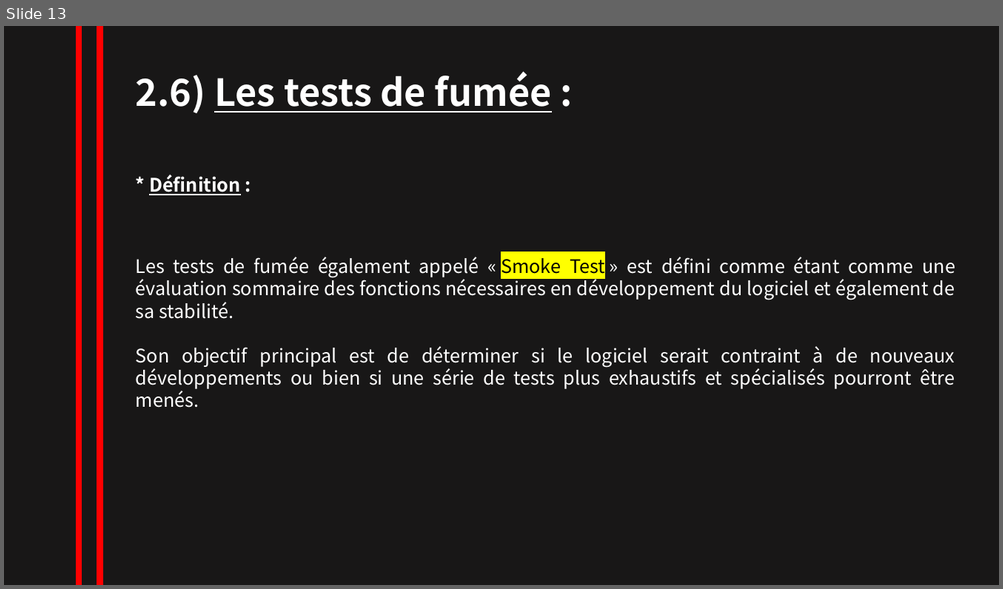
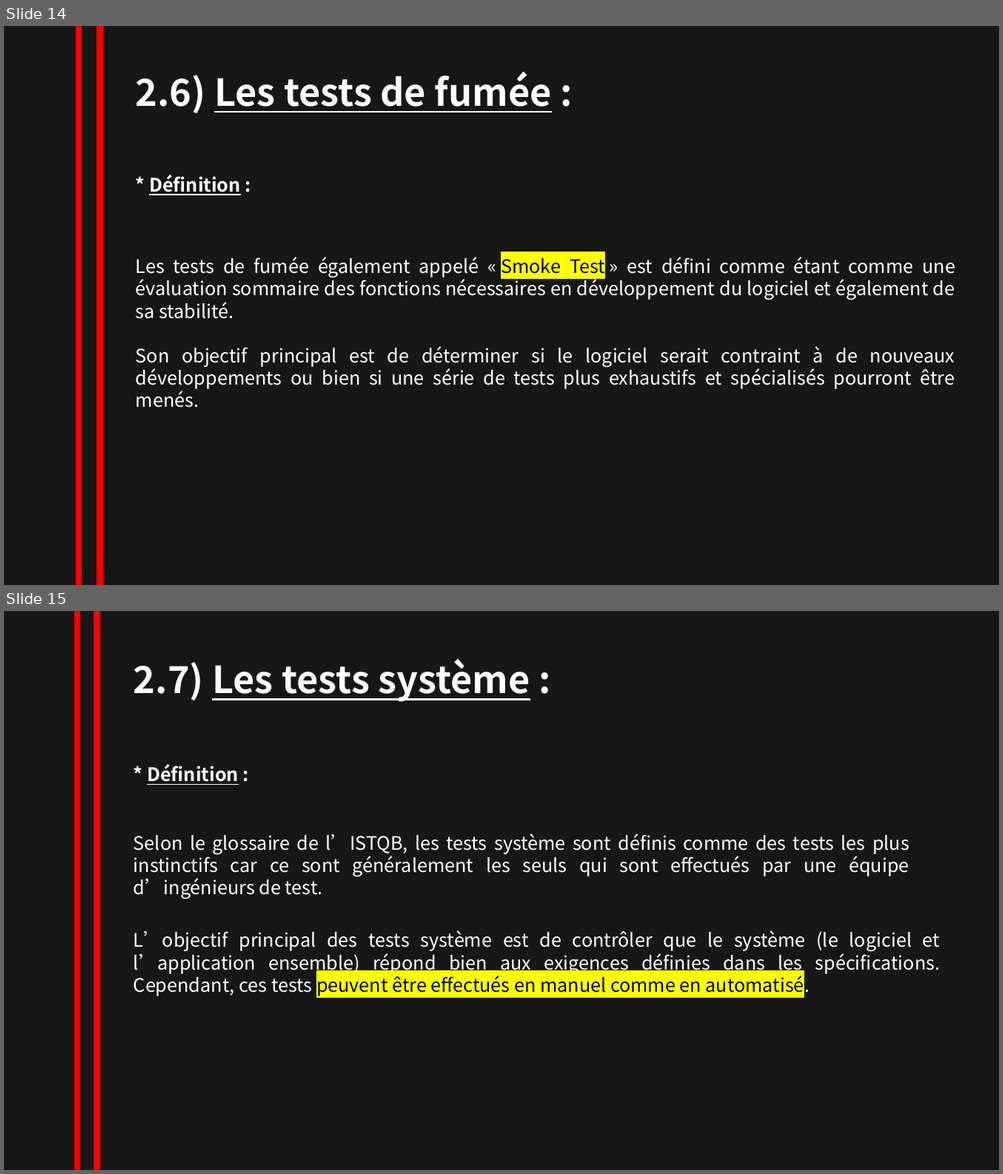
Before and after one commit to NesrineZitouni11/nesrine_zitouni, a slide deck: TRAVAUX/powerpointRevisionISTQB.pptx. Shown one above the other, each under a label of ours: slide 13 before the commit, slides 14 and 15 after it. The pictures are 1003x589 and 1003x1174 pixels, drawn with LibreOffice and Linux fonts; fonts in the diff are those of the drawing. Boxes give left, top, right and bottom in pixels: in the first picture for what was removed or moved away, otherwise in the second. Text is boxed around its words. In the diff, an @@ line names an element or a change of style, - is before the commit and + after.

```diff
--- a/TRAVAUX/powerpointRevisionISTQB.pptx
+++ b/TRAVAUX/powerpointRevisionISTQB.pptx
@@ slide 15 added at <box>4,611,999,1170</box>, background #181717 @@
@@ line added from (77, 611) to (77, 1170), #FF0000 6 pt @@
@@ line added from (97, 611) to (97, 1170), #FF0000 6 pt @@
@@ text added at <box>134,658,530,702</box>, 36 pt, text #FFFFFF, bold, underline @@
+2.7) Les tests système :
@@ text added at <box>147,764,238,785</box>, 18 pt, text #FFFFFF, bold, underline @@
+* Définition :
@@ text added at <box>134,834,909,899</box>, 18 pt, text #FFFFFF @@
+Selon le glossaire de l’ISTQB, les tests système sont définis comme des tests les plus instinctifs car ce sont généralement les seuls qui sont effectués par une équipe d’ingénieurs de test.
@@ text added at <box>134,931,939,997</box>, 18 pt, text #FFFFFF @@
+L’objectif principal des tests système est de contrôler que le système (le logiciel et l’application ensemble) répond bien aux exigences définies dans les spécifications. Cependant, ces tests peuvent être effectués en manuel comme en automatisé.
@@ what was slide 13 is now slide 14 @@
```
Also in this commit, not shown: 6 other slides added.
